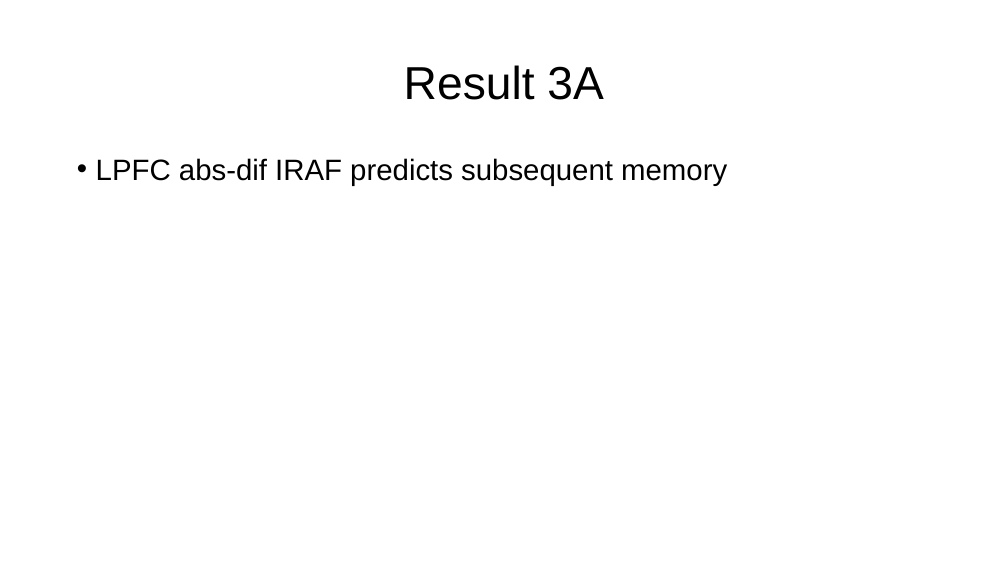
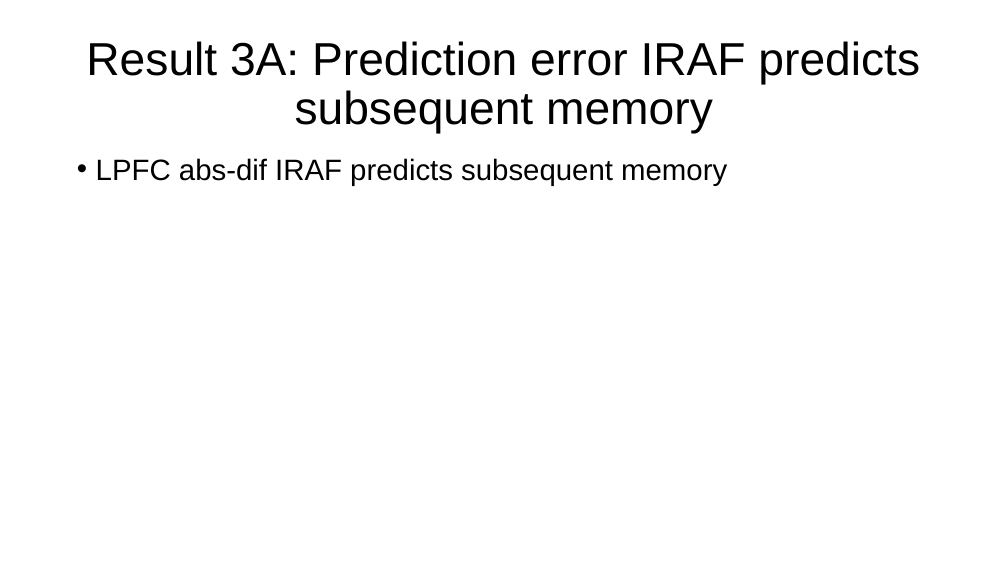
Before and after one commit to paulcbogdan/SchemeRep_PB, a slide deck: slide 24 of SchemeRep_PB_Sep27.pptx. Drawn at 1008x567 pixels with LibreOffice and Linux fonts; fonts in the diff are those of the drawing. Boxes give left, top, right and bottom in pixels: in the first picture for what was removed or moved away, otherwise in the second. Text is boxed around its words. In the diff, an @@ line names an element or a change of style, - is before the commit and + after.

```diff
--- a/SchemeRep_PB_Sep27.pptx
+++ b/SchemeRep_PB_Sep27.pptx
@@ title at (x1=86, y1=41, x2=920, y2=134): text changed @@
-Result 3A
+Result 3A: Prediction error IRAF predicts subsequent memory
```
Also in this commit, not shown: 5 other slides changed, 5 slides added, 10 other files.
